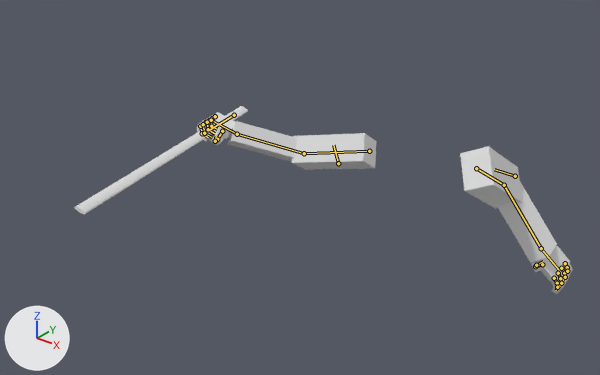
One commit to the Blender file components/character/assets/blender/fp_rig.blend: the scene before it, then after it.
Both versions are drawn from a camera (50 mm lens) standing at (1.57, -2.56, 1.26) and looking at (-0.24, -0.29, -0.14). The axes (+X, +Y, +Z) are drawn at lower left. The lights are the same throughout. The first picture is the older version. Both versions are drawn at frame 7 of the action 'Attack_2'; the numbers are the values there. The bones that change, and the others that lie on the model, are drawn over the model as lines.

The first picture shows 'MockSword', 'arms'.
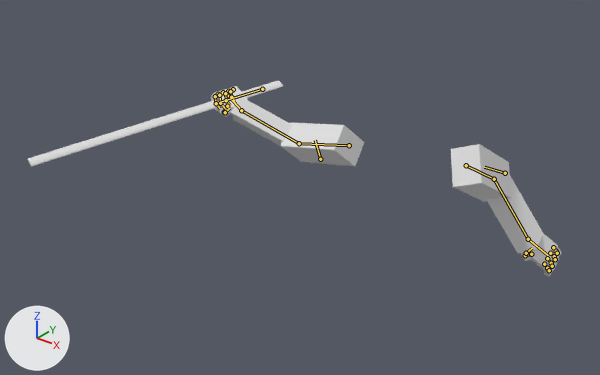
What differs and where, as boxes [x1, y1, x2, y2] in the pictures (600 x 375 px):
'arms', posed (7% narrower): before [197, 112, 573, 294]; after [211, 86, 562, 277]
'MockSword', posed (47% wider, 21% shorter): before [74, 106, 248, 214]; after [27, 81, 283, 166]
bone 'Hand.Ctrl.L', root to tip: before (541, 248) to (558, 269); after (528, 239) to (547, 255)

The change in detail:
Bone 'Hand.Ctrl.L' (bone_hand_ctrl_l) moves from (0.386, -0.249, -0.259) to (0.39, -0.323, -0.304).
Bone 'Hand.Ctrl.L' (bone_hand_ctrl_l) turns from (-23, 22, -63) to (-35, 24, -67) degrees about its own x, y and z.
Bone 'UpperArm.Ctrl.L' (bone_upperarm_ctrl_l) moves from (-0.001, 0.148, 0.004) to (-0.001, 0.104, 0.003).
Bone 'Hand.Ctrl.R' (bone_hand_ctrl_r) moves from (-0.025, -0.187, 0.254) to (-0.01, -0.046, 0.072).
Bone 'Hand.Ctrl.R' (bone_hand_ctrl_r) turns from (14, 9, -19) to (-11, -8, -23) degrees about its own x, y and z.
Bone 'UpperArm.Ctrl.R' (bone_upperarm_ctrl_r) moves from (-0.063, -0.076, -0.015) to (-0.049, -0.002, 0.021).
